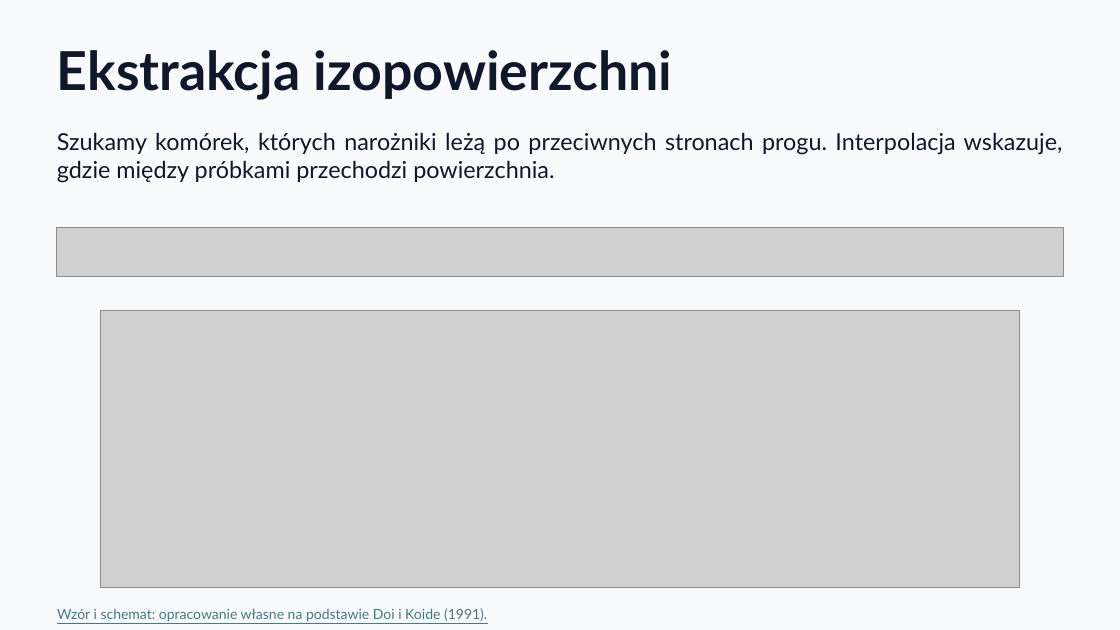
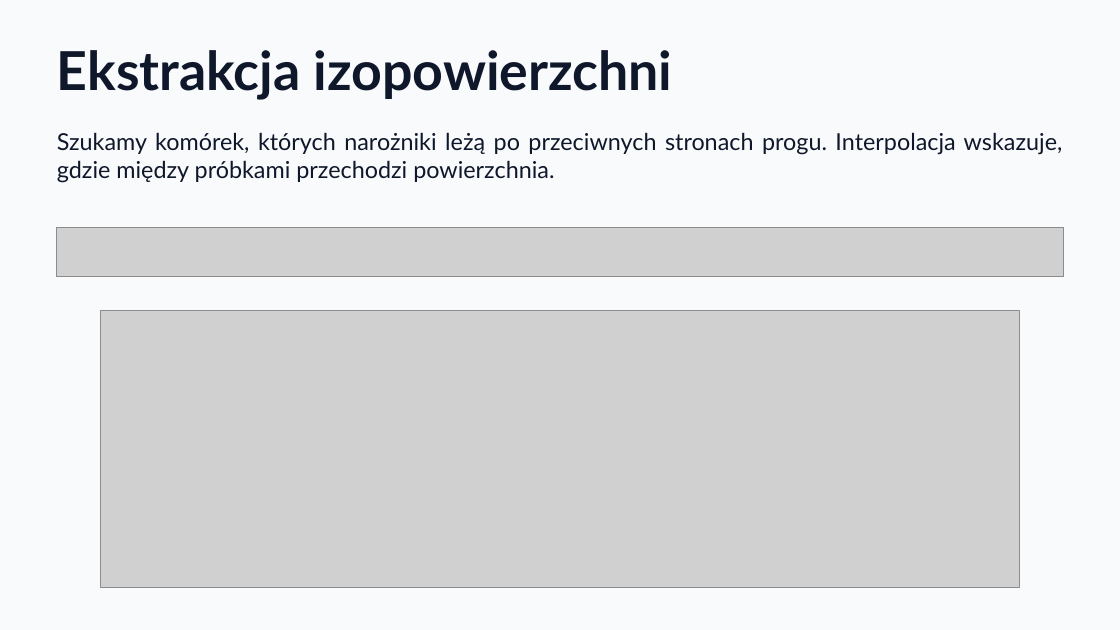
Before and after one commit to KajetanOzog/lab_6, a slide deck: slide 32 of prezentacja.pptx. Drawn at 1120x630 pixels with LibreOffice and Linux fonts; fonts in the diff are those of the drawing; grey boxes stand for pictures. Boxes give left, top, right and bottom in pixels: in the first picture for what was removed or moved away, otherwise in the second. Text is boxed around its words. In the diff, an @@ line names an element or a change of style, - is before the commit and + after.

```diff
--- a/prezentacja.pptx
+++ b/prezentacja.pptx
@@ text removed at bbox=[57, 608, 487, 622] @@
-Wzór i schemat: opracowanie własne na podstawie Doi i Koide (1991).
```
Also in this commit, not shown: 15 other slides changed, 2 other files.
